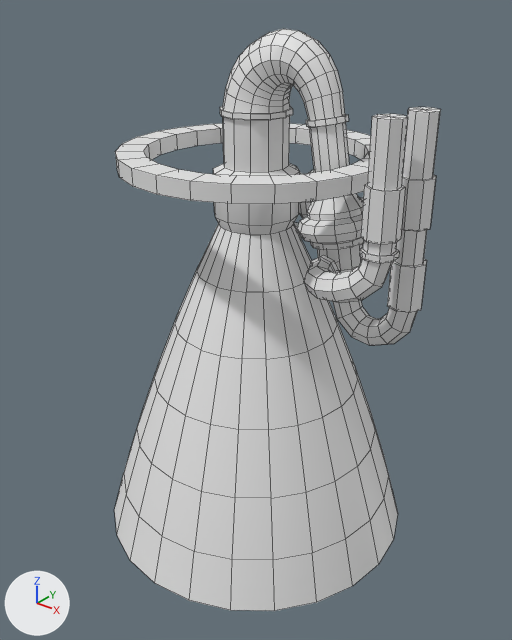
Two versions of the Blender file proton_v2/rd0213.blend, one commit apart.
One viewpoint serves both versions: a camera (50 mm lens) standing at (1.005, -1.256, 0.849) and looking at (0.014, -0.017, 0.081). The lights are fixed; the arrows at lower left show +X, +Y and +Z. Mesh edges are drawn as thin lines. Materials are left out; every surface is plain grey.
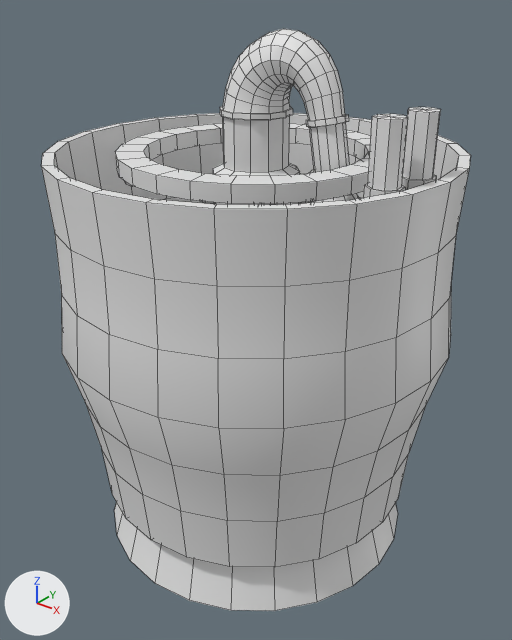
Boxes (x1, y1, x2, y2) around the edits, measured in the pictures (512 x 640 px):
```json
{"object": "cover", "change": "added", "after": [41, 113, 470, 567]}
{"part": 1, "of": "me_cylinder", "change": "built on", "after": [124, 181, 283, 205]}
```

Edits to the scene script, one JSON object a line:
```json
{"block": "me_cylinder", "where": "# used by ob_mesh; location = (0.0, 0.0, 0.0)"}
{"op": "remove", "block": "me_cylinder", "code": "me_cylinder.from_pydata(...)  # 1374 vertices, 1353 faces; spans x -0.4..0.438, y -0.4..0.4, z -0.5..0.752"}
{"op": "add", "block": "me_cylinder", "code": "me_cylinder.from_pydata(...)  # 2021 vertices, 1976 faces; spans x -0.4..0.438, y -0.4..0.4, z -0.5..0.752"}
{"block": "me_cylinder", "change": "me_cylinder part 1: 2 vertices removed from x 0.386..0.4, y -0.103..0.0, z 0.4; 432 vertices added at x -0.225..0.225, y -0.225..0.225, z 0.381..0.475"}
{"op": "add", "block": "me_cylinder_001", "code": ["me_cylinder_001 = bpy.data.meshes.new('Cylinder.001')", "me_cylinder_001.from_pydata(...)  # 288 vertices, 288 faces; spans x -0.478..0.478, y -0.478..0.478, z -0.362..0.5", "me_cylinder_001.polygons.foreach_set('use_smooth', [True] * 288)"]}
{"op": "add", "block": "ob_cover", "code": ["ob_cover = bpy.data.objects.new('cover', me_cylinder_001)", "ob_cover.location = (0.0, 0.0, 0.0)"]}
```
